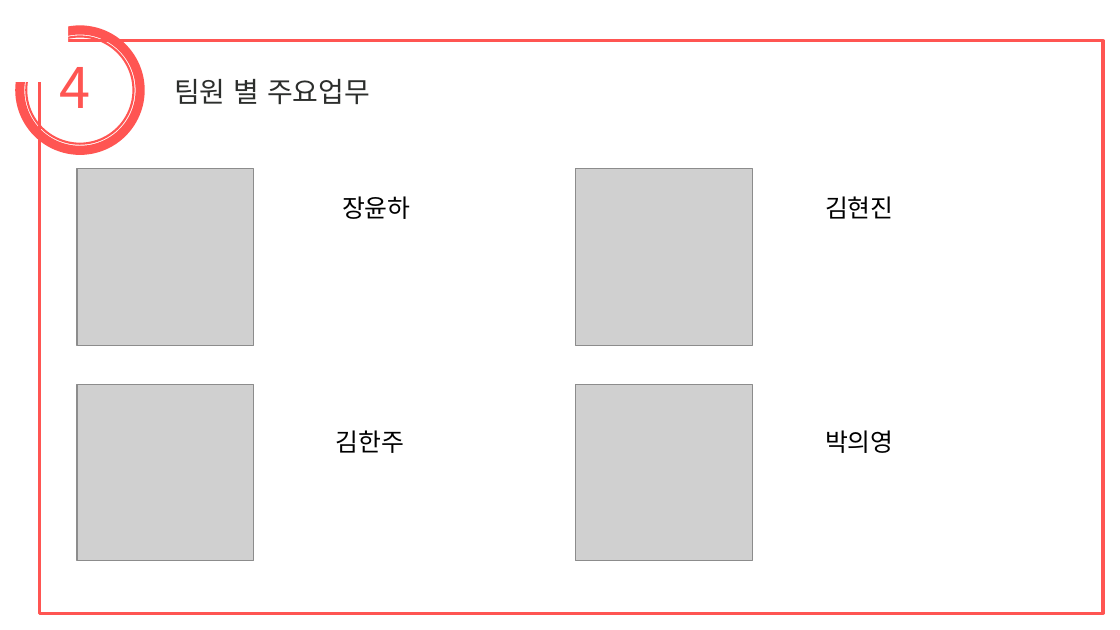
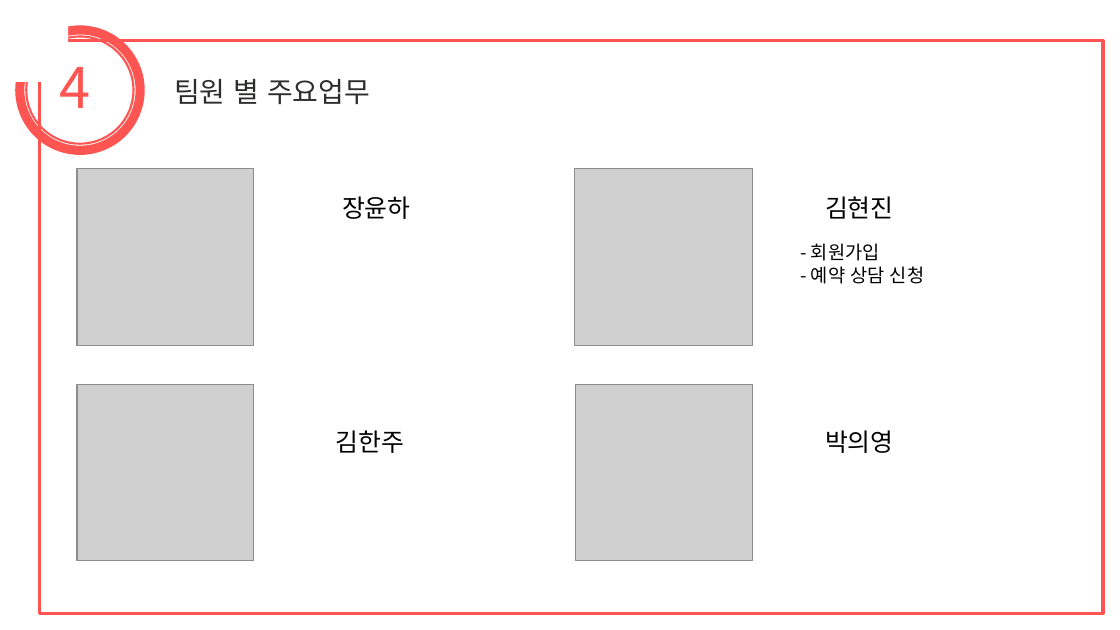
Before and after one commit to hanju-darby-kim/FinalProject, a slide deck: slide 20 of 최종 프로젝트3조.pptx. Drawn at 1120x630 pixels with LibreOffice and Linux fonts; fonts in the diff are those of the drawing; grey boxes stand for pictures. Boxes give left, top, right and bottom in pixels: in the first picture for what was removed or moved away, otherwise in the second. Text is boxed around its words. In the diff, an @@ line names an element or a change of style, - is before the commit and + after.

```diff
--- a/최종 프로젝트3조.pptx
+++ b/최종 프로젝트3조.pptx
@@ text added at <box>811,243,924,284</box>, 12 pt, text #000000 @@
+- 회원가입
+- 예약 상담 신청
```
Also in this commit, not shown: 1 other slide changed.
